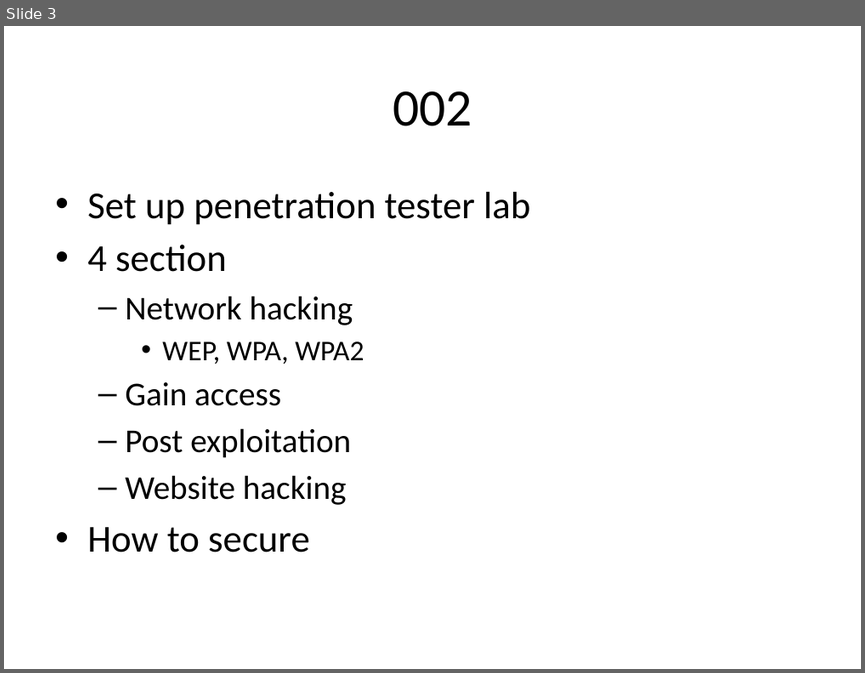
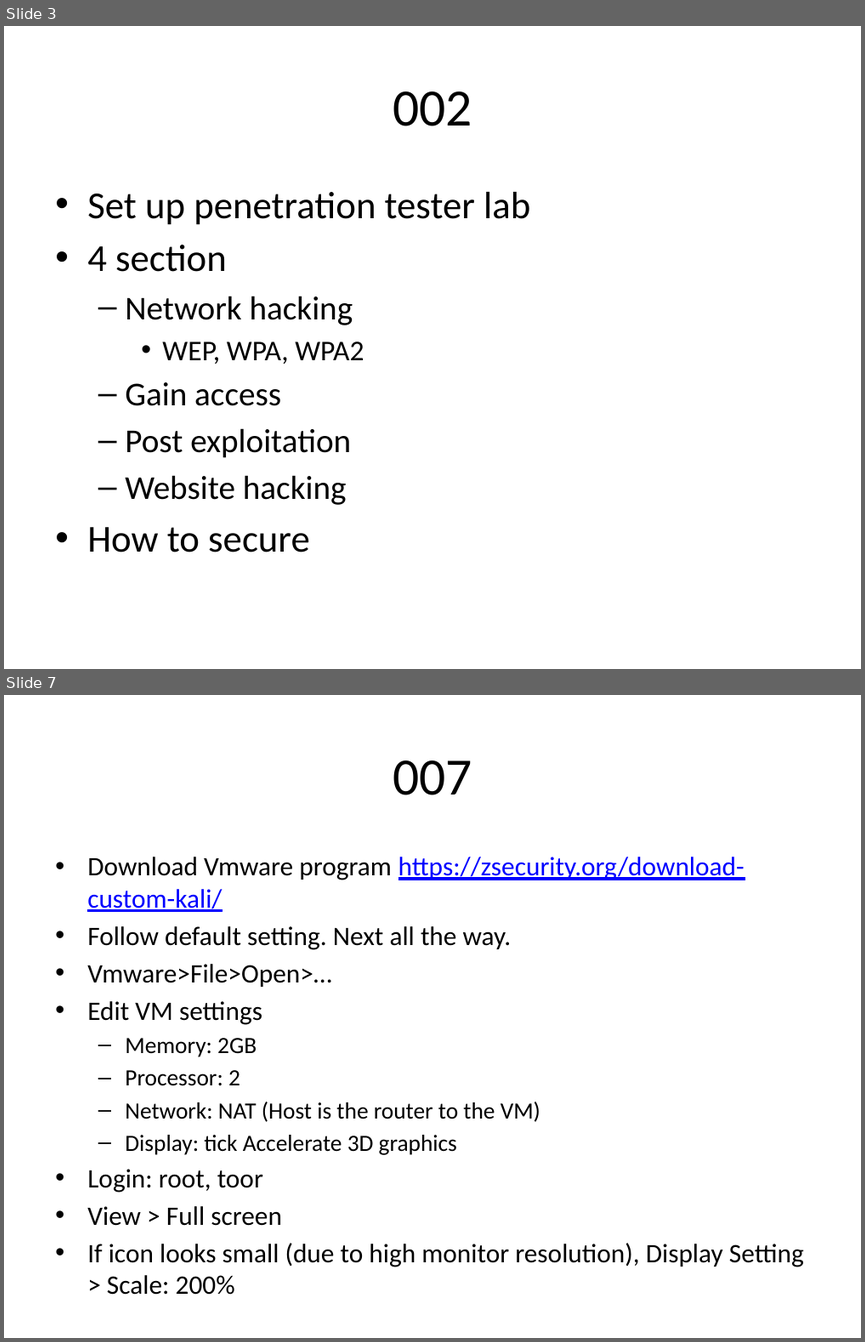
Before and after one commit to kindaichinisan/ethical_hacking, a slide deck: Ethical hacking.pptx. Shown one above the other, each under a label of ours: slide 3 before the commit, slides 3 and 7 after it; the slides between them are not shown. The pictures are 865x673 and 865x1342 pixels, drawn with LibreOffice and Linux fonts; fonts in the diff are those of the drawing. Boxes give left, top, right and bottom in pixels: in the first picture for what was removed or moved away, otherwise in the second. Text is boxed around its words. In the diff, an @@ line names an element or a change of style, - is before the commit and + after.

```diff
--- a/Ethical hacking.pptx
+++ b/Ethical hacking.pptx
@@ slide 7 added at bbox=[4, 695, 861, 1338], background #FFFFFF @@
@@ title added at bbox=[392, 760, 472, 795], 44 pt, text #000000 @@
+007
@@ text added at bbox=[87, 857, 804, 1267], 22.4 pt, text #000000 @@
+• Download Vmware program https://zsecurity.org/download-custom-kali/
+• Follow default setting. Next all the way.
+• Vmware>File>Open>…
+• Edit VM settings
+  – Memory: 2GB
+  – Processor: 2
+  – Network: NAT (Host is the router to the VM)
+  – Display: tick Accelerate 3D graphics
+• Login: root, toor
+• View > Full screen
+• If icon looks small (due to high monitor resolution), Display Setting > Scale: 200%
```
Also in this commit, not shown: 11 other slides added, 29 other files.
